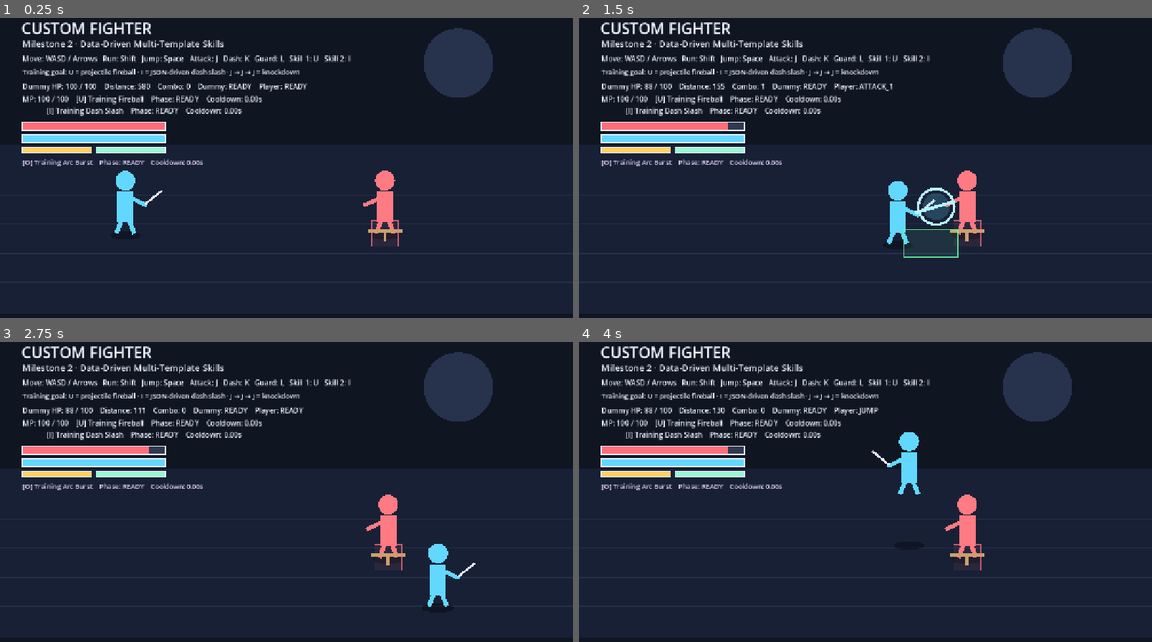
Above: before the commit, frames 1-4 (two rows, left to right).
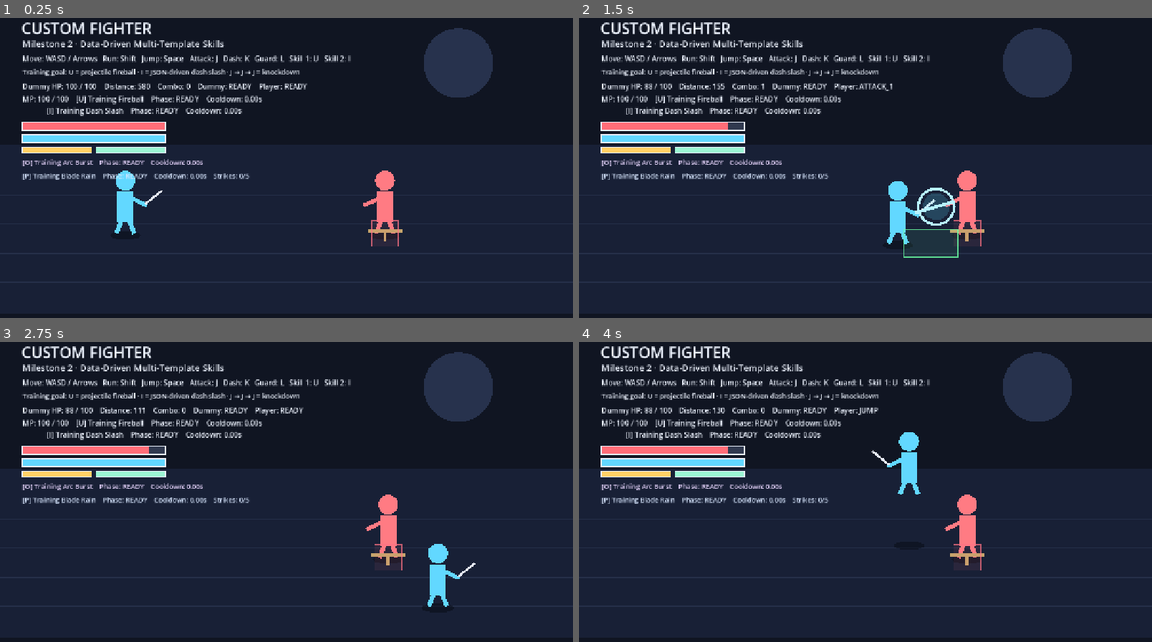
Above: after the commit, the same moments.

Repository: ws951125/custom-fighter
Game: Godot game, scene res://game/runtime/main.tscn
Two runs of this game, one before a commit and one after it. Both use one fixed random seed, a clock stepped at 60 frames per second and the inputs below.
Inputs:
- Up to frame 1 (0.25 s): no input
- Up to frame 2 (1.5 s): tap Enter at 0.5 s; hold D (move_right) 0.53-1.28 s; hold Shift (run) 0.53-1.28 s; tap Space (jump) at 0.77 s; hold S (move_down) from 1.28 s (still down); tap J (attack) at 1.35 s
- Up to frame 3 (2.75 s): tap Space (jump) at 1.52 s; tap Shift (run) at 1.55, 2.3 s; release S (move_down) at 2.03 s; hold D (move_right) from 2.03 s (still down); hold K (dash) from 2.03 s (still down)
- Up to frame 4 (4 s): release D (move_right) at 2.78 s; release K (dash) at 2.78 s; hold W (move_up) 2.78-3.53 s; tap L (guard) at 2.85 s; tap Space (jump) at 3.02, 3.77 s; tap Shift (run) at 3.05 s; hold A (move_left) from 3.53 s (still down); hold Shift (run) from 3.53 s (still down)

The runs differ from the first frame. In frame 1, 0.5% of the frame differs, in the area x 4-44%, y 51-54%; in frame 2, 0.5%; in frame 3, 0.5%; in frame 4, 0.5%.

Commit message:
feat: mount formation skill controller

Diff:
--- a/game/runtime/main.tscn
+++ b/game/runtime/main.tscn
@@ -1,7 +1,8 @@
-[gd_scene load_steps=3 format=3]
+[gd_scene load_steps=4 format=3]
 
 [ext_resource type="Script" path="res://game/runtime/main.gd" id="1_main"]
 [ext_resource type="Script" path="res://game/runtime/area_skill_controller.gd" id="2_area"]
+[ext_resource type="Script" path="res://game/runtime/formation_skill_controller.gd" id="3_formation"]
 
 [node name="Main" type="Control"]
 layout_mode = 3
@@ -21,3 +22,13 @@
 grow_vertical = 2
 mouse_filter = 2
 script = ExtResource("2_area")
+
+[node name="FormationSkillController" type="Control" parent="."]
+layout_mode = 1
+anchors_preset = 15
+anchor_right = 1.0
+anchor_bottom = 1.0
+grow_horizontal = 2
+grow_vertical = 2
+mouse_filter = 2
+script = ExtResource("3_formation")
